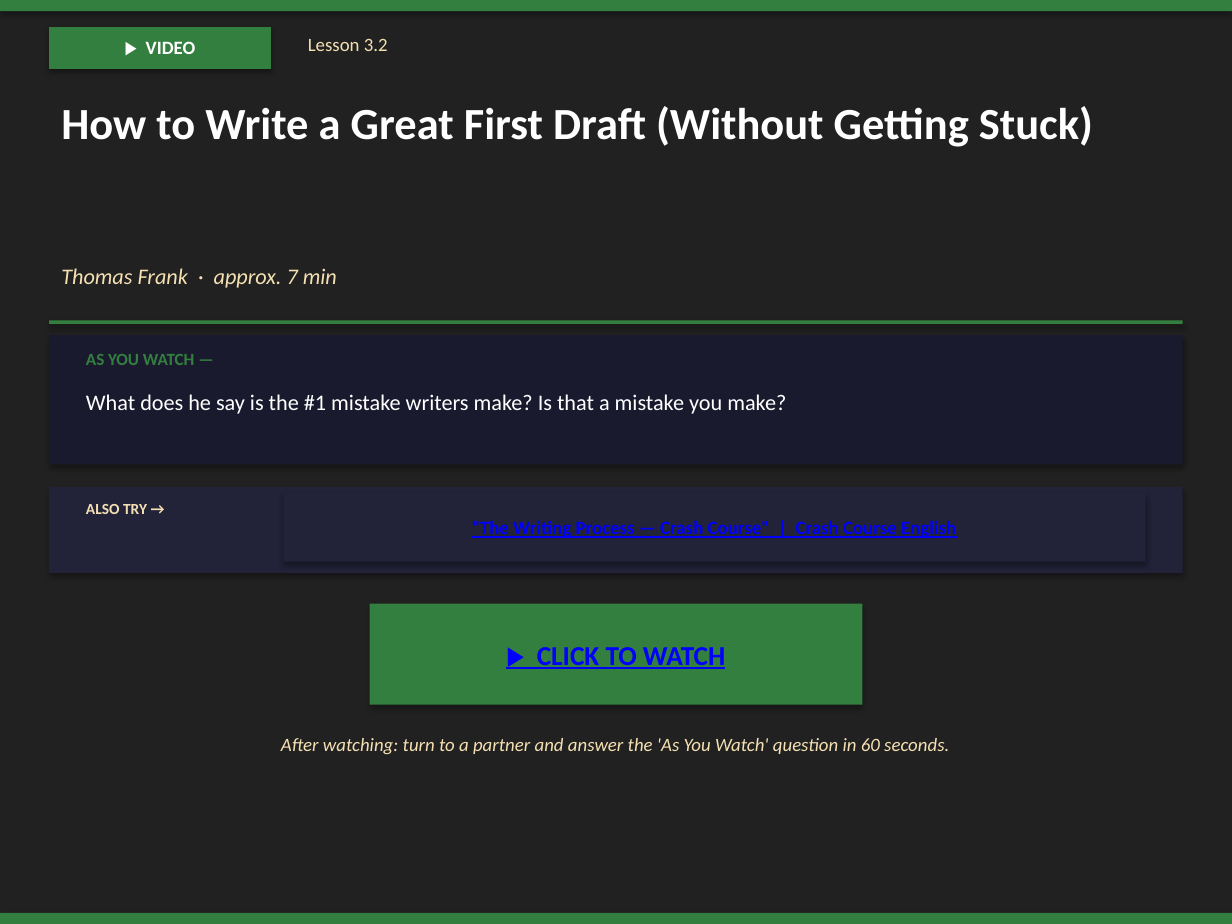
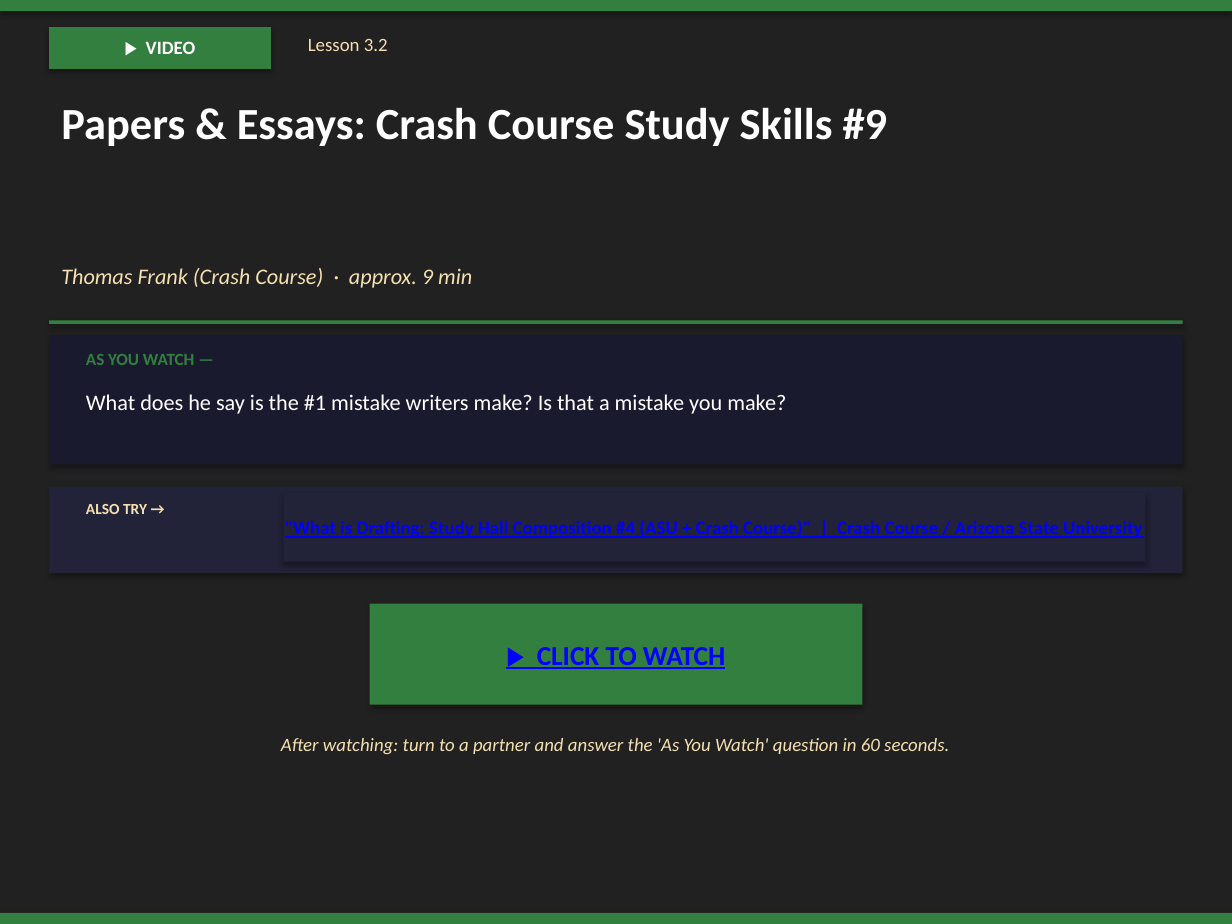
Before and after one commit to milesclawson/test-repo, a slide deck: slide 138 of downloads/warrior_prep_teacher_slides.pptx. Drawn at 1232x924 pixels with LibreOffice and Linux fonts; fonts in the diff are those of the drawing. Boxes give left, top, right and bottom in pixels: in the first picture for what was removed or moved away, otherwise in the second. Text is boxed around its words. In the diff, an @@ line names an element or a change of style, - is before the commit and + after.

```diff
--- a/downloads/warrior_prep_teacher_slides.pptx
+++ b/downloads/warrior_prep_teacher_slides.pptx
@@ text at [61,107,888,146]: text changed @@
-How to Write a Great First Draft (Without Getting Stuck)
+Papers & Essays: Crash Course Study Skills #9
@@ text at [61,268,472,288]: text changed @@
-Thomas Frank · approx. 7 min
+Thomas Frank (Crash Course) · approx. 9 min
@@ text in rectangle at [285,520,1142,538]: text changed @@
-"The Writing Process — Crash Course" | Crash Course English
+"What is Drafting: Study Hall Composition #4 (ASU + Crash Course)" | Crash Course / Arizona State University
```
Also in this commit, not shown: 8 other slides changed, 1 other file.
